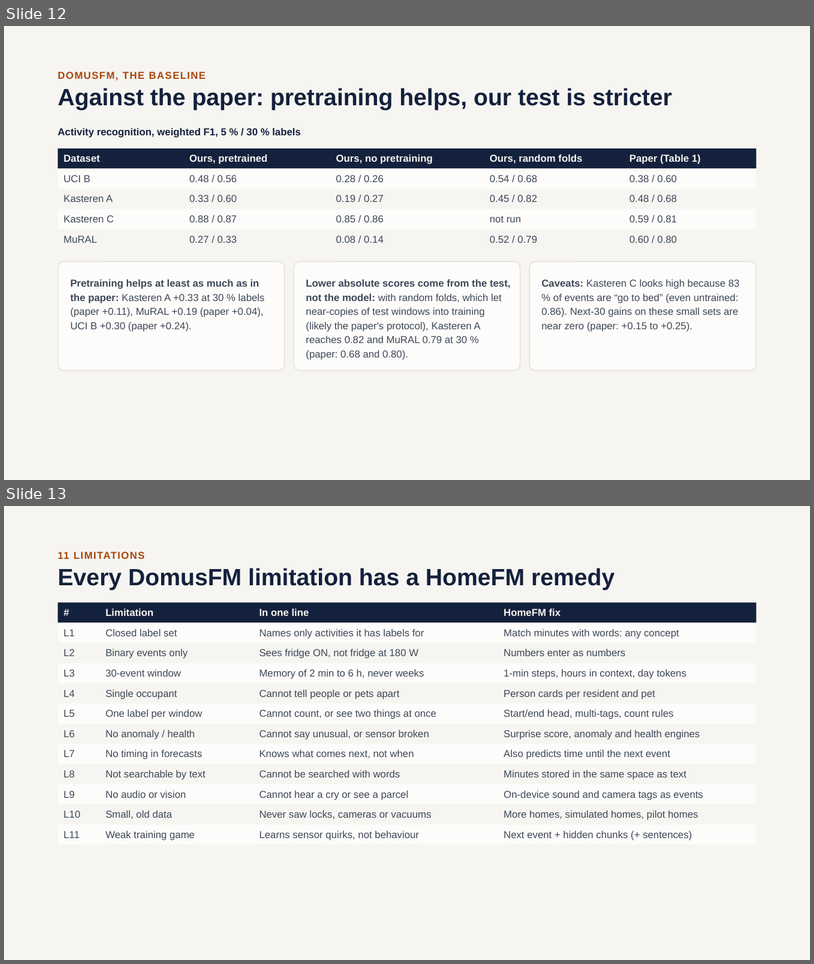
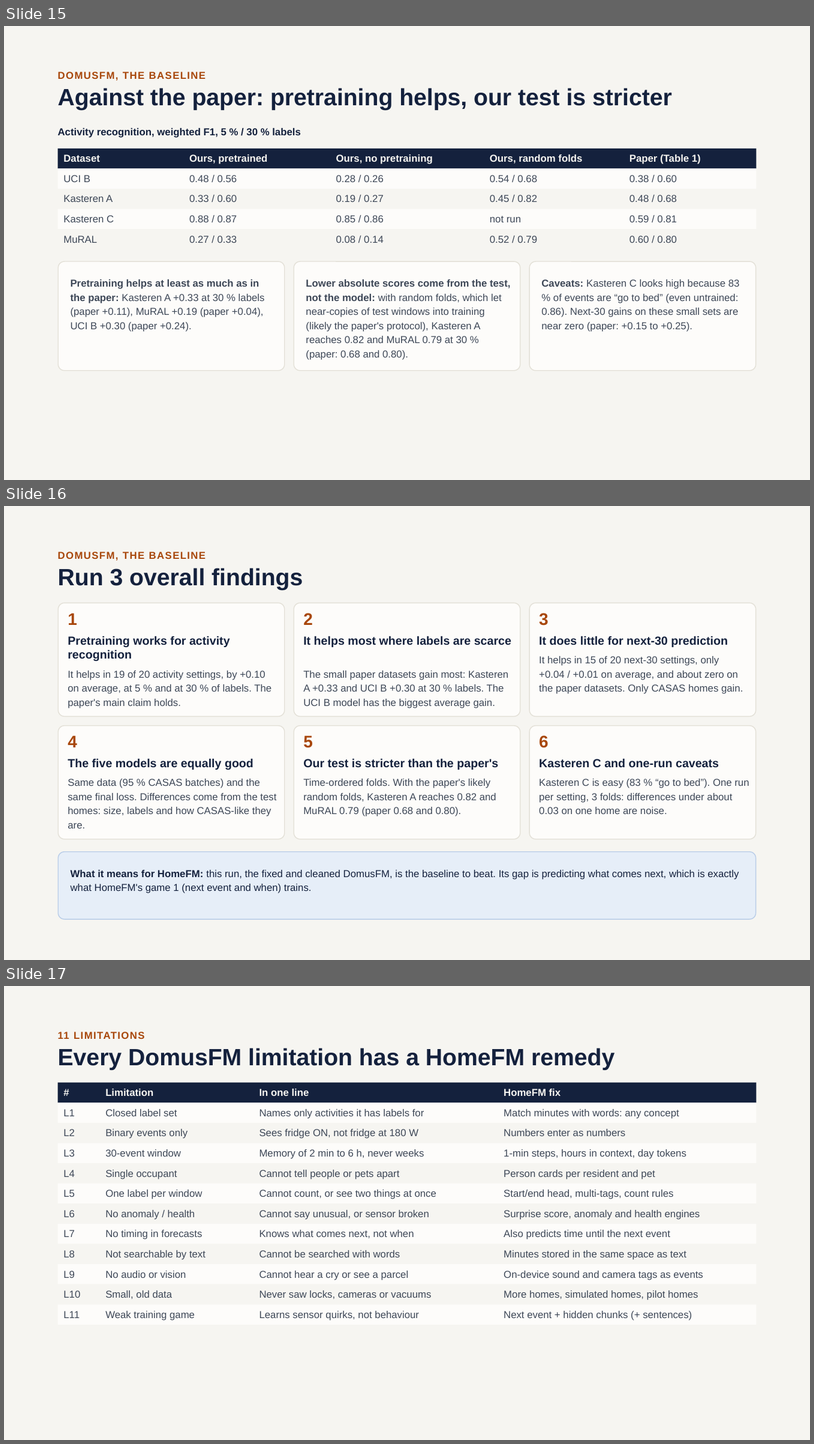
Before and after one commit to vishal6042/Foundation-Model, a slide deck: results/2026-09-29/homefm_slides/HomeFM_architecture_and_design.pptx. Shown one above the other, each under a label of ours: slides 12 and 13 before the commit, slides 15, 16 and 17 after it. The pictures are 814x964 and 814x1444 pixels, drawn with LibreOffice and Linux fonts; fonts in the diff are those of the drawing. Boxes give left, top, right and bottom in pixels: in the first picture for what was removed or moved away, otherwise in the second. Text is boxed around its words. In the diff, an @@ line names an element or a change of style, - is before the commit and + after.

```diff
--- a/results/2026-09-29/homefm_slides/HomeFM_architecture_and_design.pptx
+++ b/results/2026-09-29/homefm_slides/HomeFM_architecture_and_design.pptx
@@ slide 16 added at [4, 506, 810, 960], background #F6F5F1 @@
@@ text added at [58, 552, 206, 561], 12 pt, text #A8470B, bold @@
+DOMUSFM, THE BASELINE
@@ text added at [58, 568, 303, 590], 28 pt, text #14213D, bold @@
+Run 3 overall findings
@@ rounded rectangle added at [59, 603, 285, 716], fill #FDFCFA, outline #E3E0D7 1 pt @@
@@ text added at [68, 613, 77, 625], 20 pt, text #A8470B, bold @@
+1
@@ rounded rectangle added at [294, 603, 521, 716], fill #FDFCFA, outline #E3E0D7 1 pt @@
@@ text added at [303, 613, 313, 625], 20 pt, text #A8470B, bold @@
+2
@@ rounded rectangle added at [530, 603, 756, 716], fill #FDFCFA, outline #E3E0D7 1 pt @@
@@ text added at [539, 613, 549, 625], 20 pt, text #A8470B, bold @@
+3
@@ text added at [68, 636, 230, 661], 14 pt, text #14213D, bold @@
+Pretraining works for activity recognition
@@ text added at [303, 636, 512, 647], 14 pt, text #14213D, bold @@
+It helps most where labels are scarce
@@ text added at [539, 636, 728, 647], 14 pt, text #14213D, bold @@
+It does little for next-30 prediction
@@ text added at [539, 656, 743, 694], 12 pt, text #3D4757 @@
+It helps in 15 of 20 next-30 settings, only +0.04 / +0.01 on average, and about zero on the paper datasets. Only CASAS homes gain.
@@ text added at [68, 670, 272, 708], 12 pt, text #3D4757 @@
+It helps in 19 of 20 activity settings, by +0.10 on average, at 5 % and at 30 % of labels. The paper's main claim holds.
@@ text added at [303, 670, 509, 708], 12 pt, text #3D4757 @@
+The small paper datasets gain most: Kasteren A +0.33 and UCI B +0.30 at 30 % labels. The UCI B model has the biggest average gain.
@@ rounded rectangle added at [59, 726, 285, 839], fill #FDFCFA, outline #E3E0D7 1 pt @@
@@ text added at [68, 735, 77, 747], 20 pt, text #A8470B, bold @@
+4
@@ rounded rectangle added at [294, 726, 521, 839], fill #FDFCFA, outline #E3E0D7 1 pt @@
@@ text added at [303, 735, 313, 748], 20 pt, text #A8470B, bold @@
+5
@@ rounded rectangle added at [530, 726, 756, 839], fill #FDFCFA, outline #E3E0D7 1 pt @@
@@ text added at [539, 735, 549, 748], 20 pt, text #A8470B, bold @@
+6
@@ text added at [68, 758, 254, 769], 14 pt, text #14213D, bold @@
+The five models are equally good
@@ text added at [303, 758, 498, 769], 14 pt, text #14213D, bold @@
+Our test is stricter than the paper's
@@ text added at [539, 758, 719, 768], 14 pt, text #14213D, bold @@
+Kasteren C and one-run caveats
@@ text added at [68, 778, 276, 828], 12 pt, text #3D4757 @@
+Same data (95 % CASAS batches) and the same final loss. Differences come from the test homes: size, labels and how CASAS-like they are.
@@ text added at [303, 778, 497, 816], 12 pt, text #3D4757 @@
+Time-ordered folds. With the paper's likely random folds, Kasteren A reaches 0.82 and MuRAL 0.79 (paper 0.68 and 0.80).
@@ text added at [539, 778, 749, 814], 12 pt, text #3D4757 @@
+Kasteren C is easy (83 % “go to bed”). One run per setting, 3 folds: differences under about 0.03 on one home are noise.
@@ rounded rectangle added at [59, 852, 756, 919], fill #E6EEF8, outline #B9CDE8 1 pt @@
@@ text added at [71, 870, 739, 893], 12 pt, text #14213D @@
+What it means for HomeFM: this run, the fixed and cleaned DomusFM, is the baseline to beat. Its gap is predicting what comes next, which is exactly what HomeFM's game 1 (next event and when) trains.
@@ what was slide 12 is now slide 15 @@
@@ what was slide 13 is now slide 17 @@
```
Also in this commit, not shown: 3 other slides added, 8 other files.
